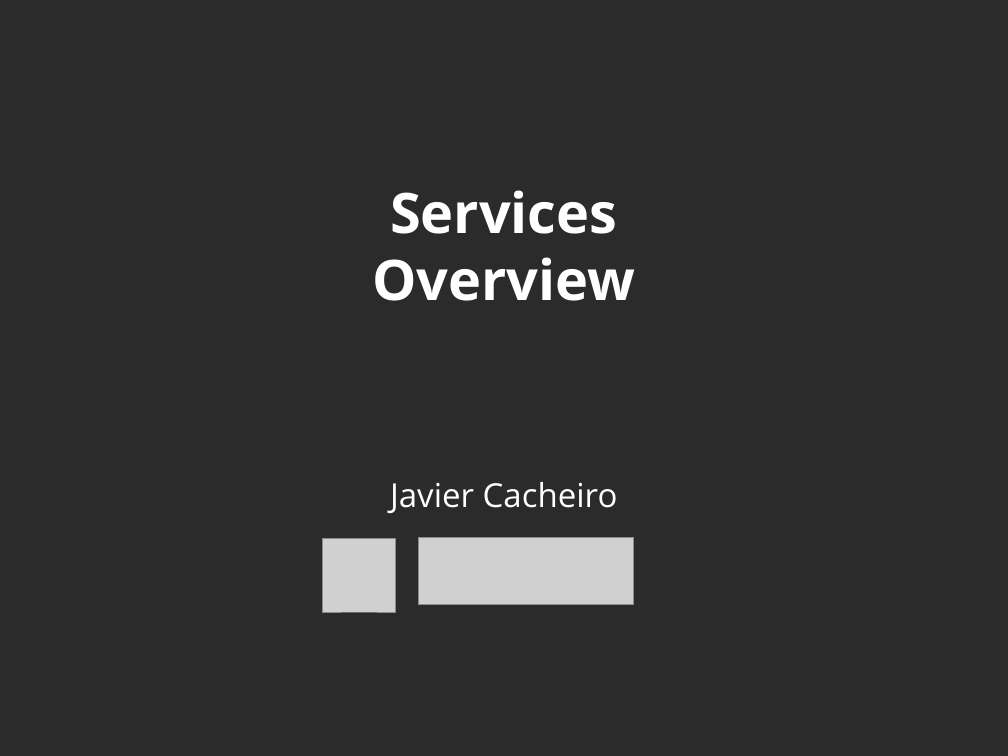
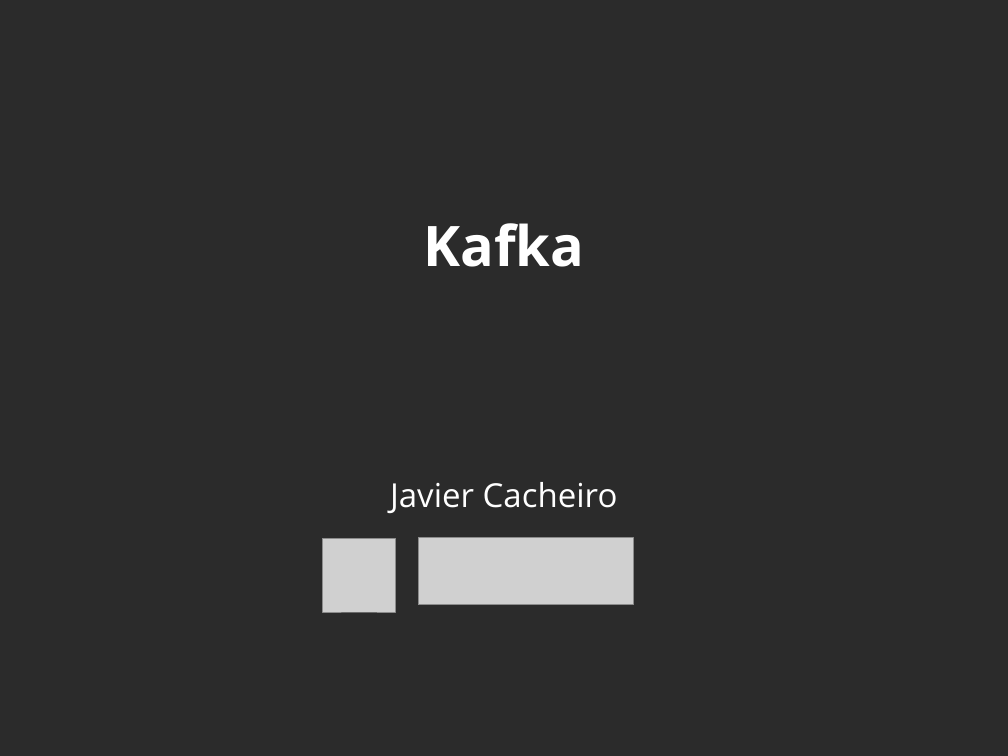
Before and after one commit to javicacheiro/pyspark_course, a slide deck: slide 1 of supplementary/kafka/unit_1_basic_concepts.odp. Drawn at 1008x756 pixels with LibreOffice and Linux fonts; fonts in the diff are those of the drawing; grey boxes stand for pictures; background and template pictures are left out; a plain dark background stands for a picture behind light text. Boxes give left, top, right and bottom in pixels: in the first picture for what was removed or moved away, otherwise in the second. Text is boxed around its words. In the diff, an @@ line names an element or a change of style, - is before the commit and + after.

Commit message:
kafka concepts

```diff
--- a/supplementary/kafka/unit_1_basic_concepts.odp
+++ b/supplementary/kafka/unit_1_basic_concepts.odp
@@ title at (x1=423, y1=223, x2=584, y2=267): text changed @@
-Services
-Overview
+Kafka
```
Also in this commit, not shown: 51 slides added, 25 slides removed, 1 other file.
